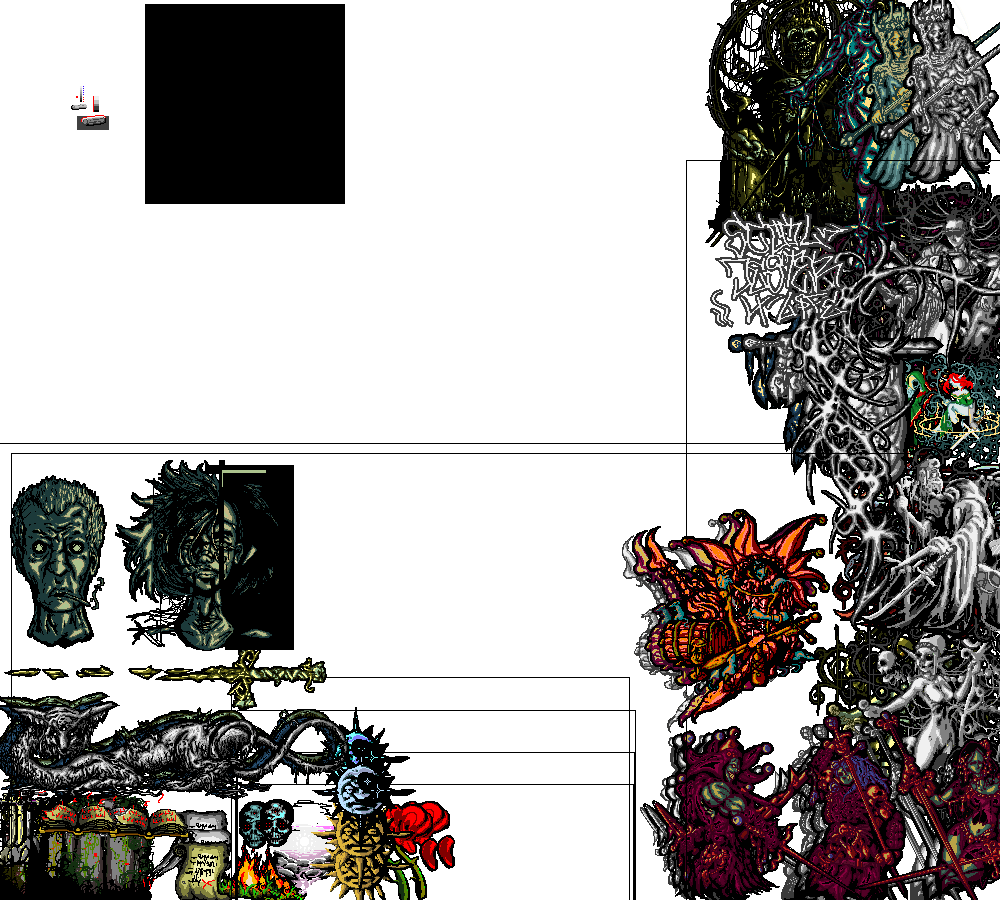
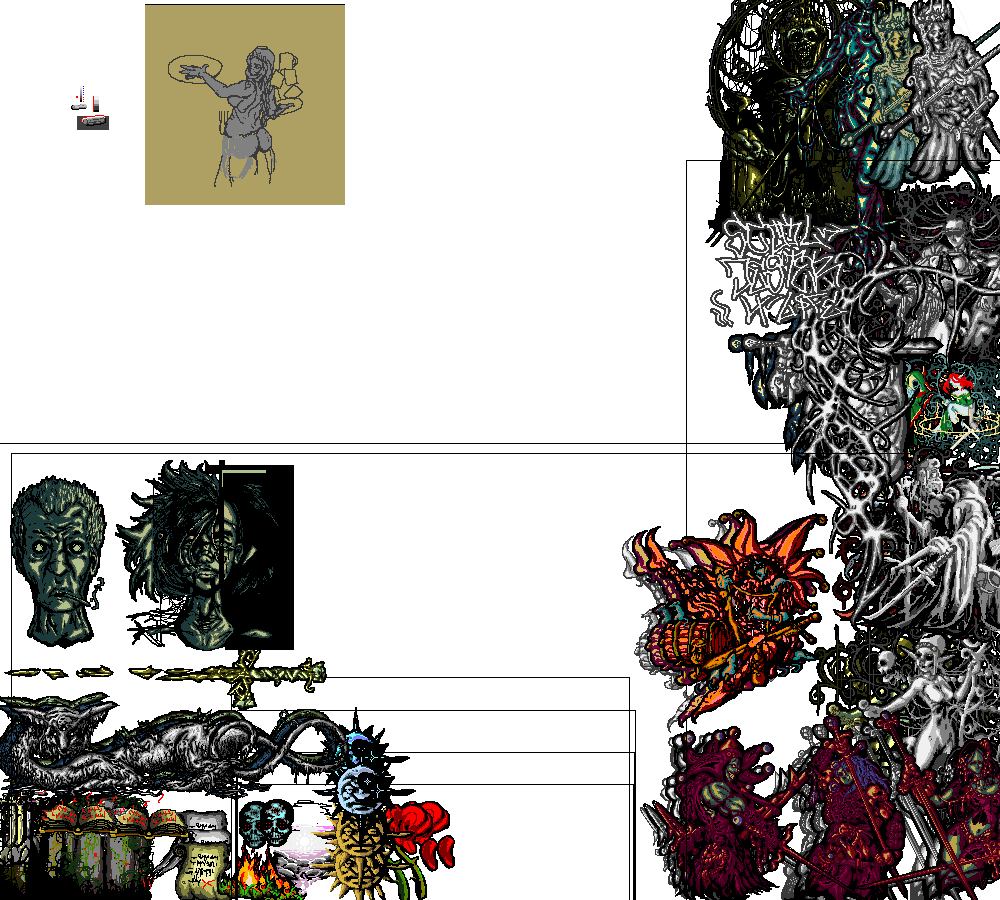
Layers edited between the first and the second 1000x900 image:
added layer "Calque #67" above "Calque copié #5" over [168, 46, 303, 187]
showed "Calque #31" over [145, 5, 345, 205]
